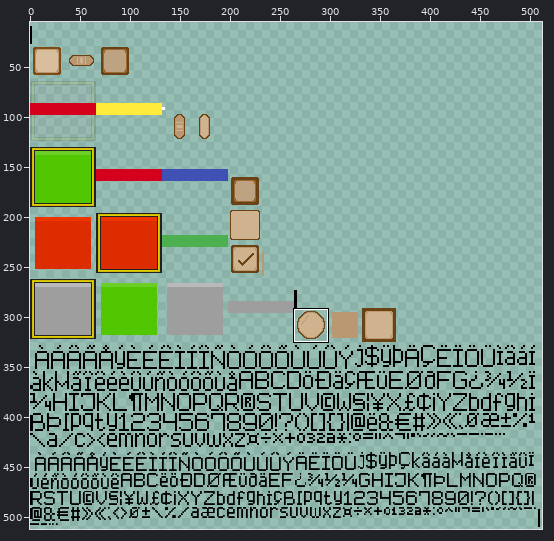
Sprite sheet -- assets/Game_UI_Skin/Game_UI_Skin.png. The picture above shows the old version from afar; the outline marks the close-up.
Close-up. Before the edit:
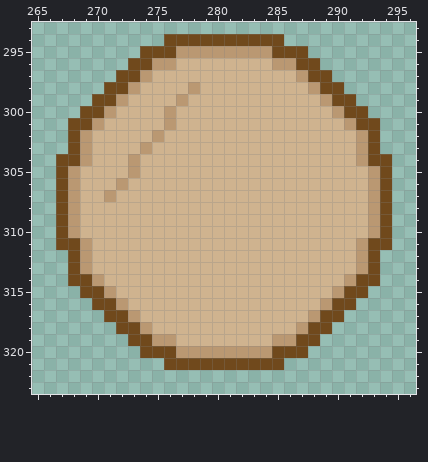
The file is 512x512 pixels. Pixels under 10% opacity are left out. Colours within 5 levels of each other are drawn and written as one. Shown: x 265..296, y 293..323. The wide view leaves out empty margins. The commit also changed other parts of the picture, which this record leaves out.
Now the later version:
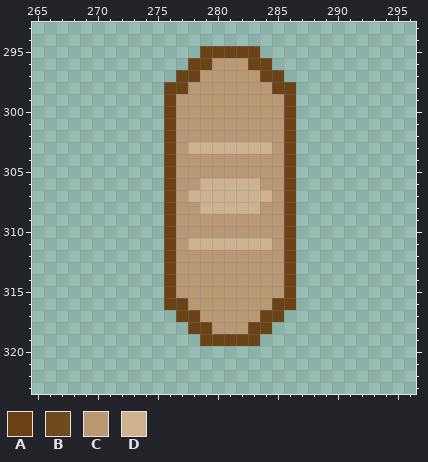
Palette (. is transparent): A #6b4213  B #70491c  C #ba9872  D #cfb38f
Edits made:
Changed rows in their new state; - is an unchanged pixel.
first column x 267:
294 ---------..........---------
295 -------.....AAAAA....-------
296 ------.....AACCCAA....------
297 -----.....AACCCCCAA....-----
298 ----.....AA-CCCCCCAA....----
299 ---......A-CCCCCCCCA.....---
300 --.......ACCCCCCCCCA......--
301 -........ACCCCCCCCCA.......-
302 -........ACCCCCCCCCA.......-
303 -........AC-------CA.......-
304 .........ACCCCCCCCCA........
305 .........ACCCCCCCCCA........
306 .........ACC-----CCA........
307 .........AC-------CA........
308 .........ACC-----CCA........
309 .........ACCCCCCCCCA........
310 .........ACCCCCCCCCA........
311 .........AC-------CA........
312 -........ACCCCCCCCCA.......-
313 -........ACCCCCCCCCA.......-
314 -........ACCCCCCCCCA.......-
315 --.......ACCCCCCCCCA......--
316 ---......AACCCCCCCAA.....---
317 ----......AACCCCCAA.....----
318 -----......AACCCAA.....-----
319 ------......AAAAA.....------
320 -------..............-------
321 ---------..........---------
Pixel boxes of the changes (left, top, right, bottom) in both close-ups:
changed: (56, 34, 392, 370)
